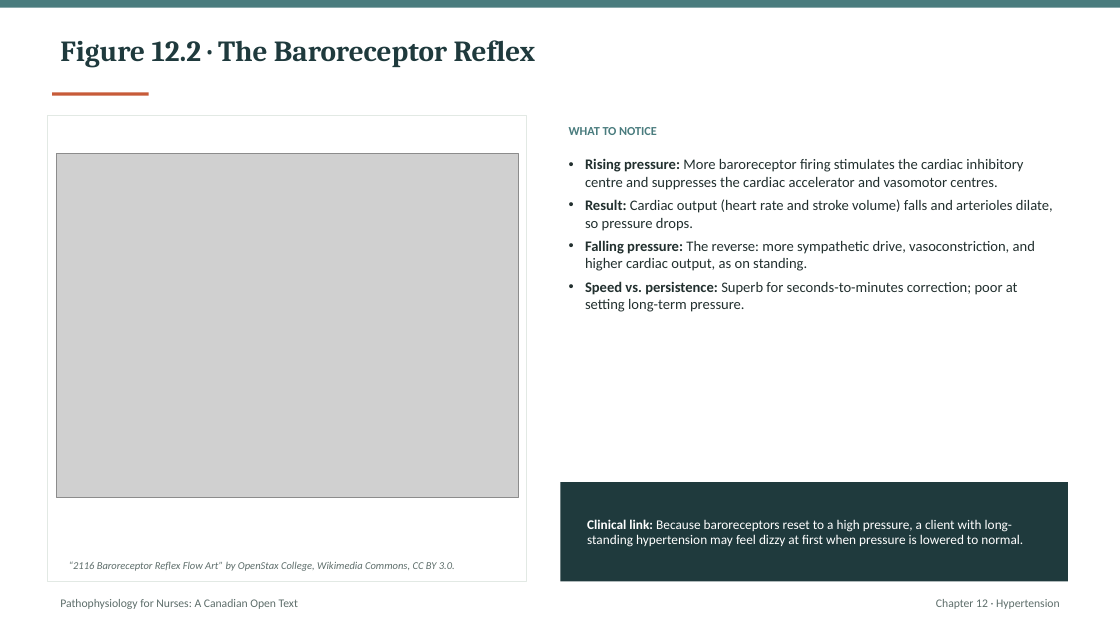
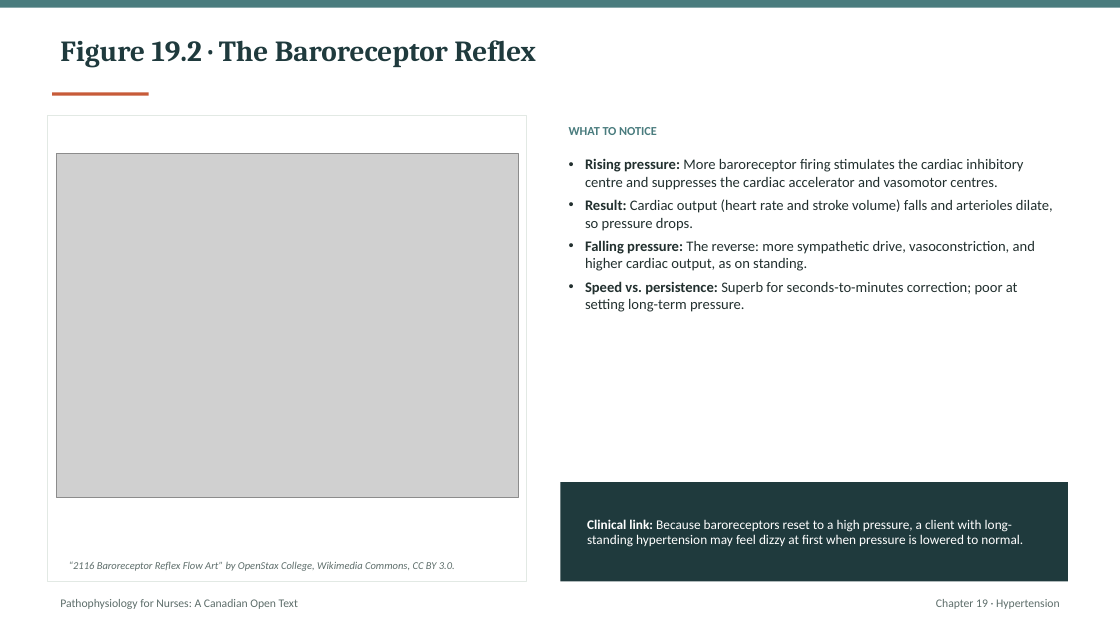
Before and after one commit to andrewleenl/opensourcenursing, a slide deck: slide 7 of Ch19_Hypertension_Lecture_Presentation.pptx. Drawn at 1120x630 pixels with LibreOffice and Linux fonts; fonts in the diff are those of the drawing; grey boxes stand for pictures. Boxes give left, top, right and bottom in pixels: in the first picture for what was removed or moved away, otherwise in the second. Text is boxed around its words. In the diff, an @@ line names an element or a change of style, - is before the commit and + after.

```diff
--- a/Ch19_Hypertension_Lecture_Presentation.pptx
+++ b/Ch19_Hypertension_Lecture_Presentation.pptx
@@ text at box(60, 40, 536, 68): text changed @@
-Figure 12.2 · The Baroreceptor Reflex
+Figure 19.2 · The Baroreceptor Reflex
@@ text at box(936, 599, 1060, 609): text changed @@
-Chapter 12 · Hypertension
+Chapter 19 · Hypertension
```
Also in this commit, not shown: 40 other slides changed, 3 other files.
